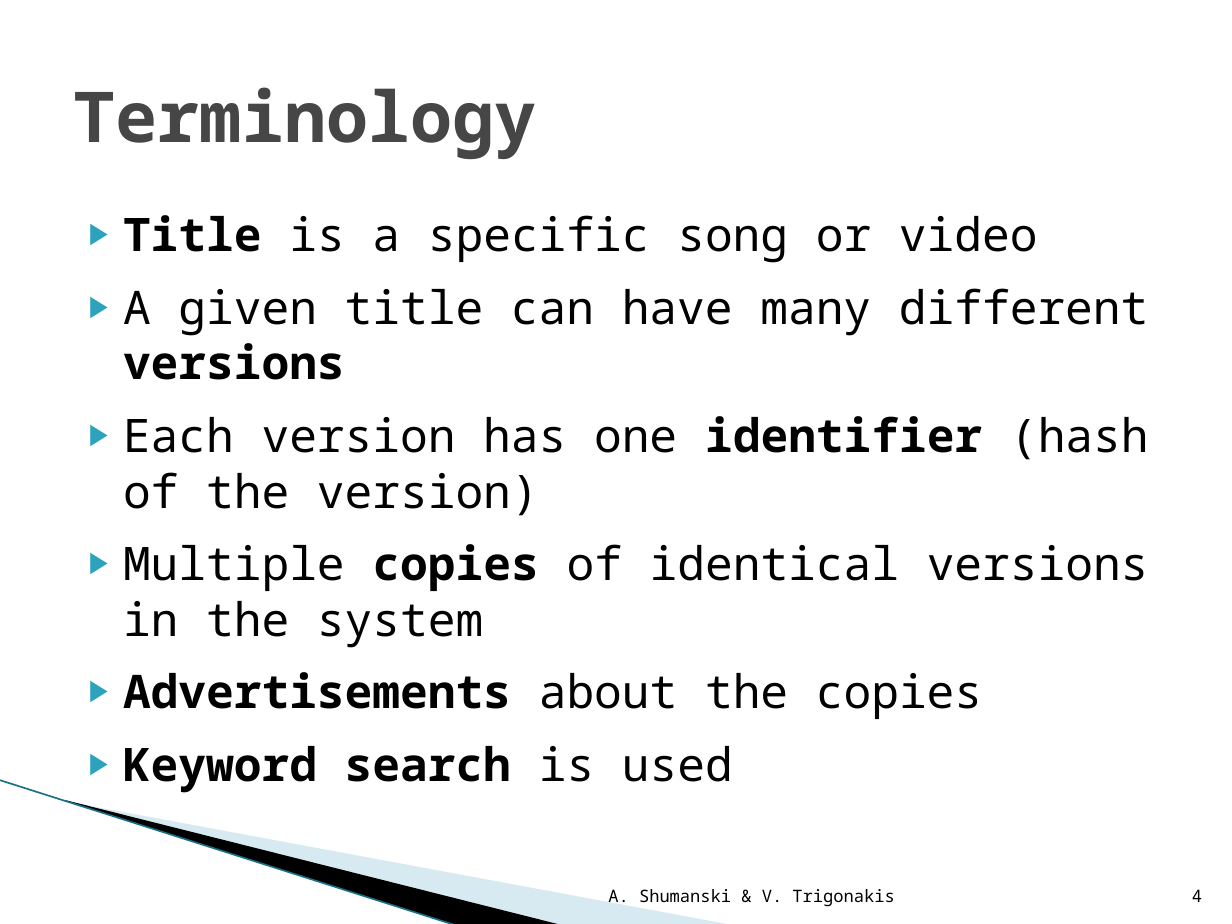
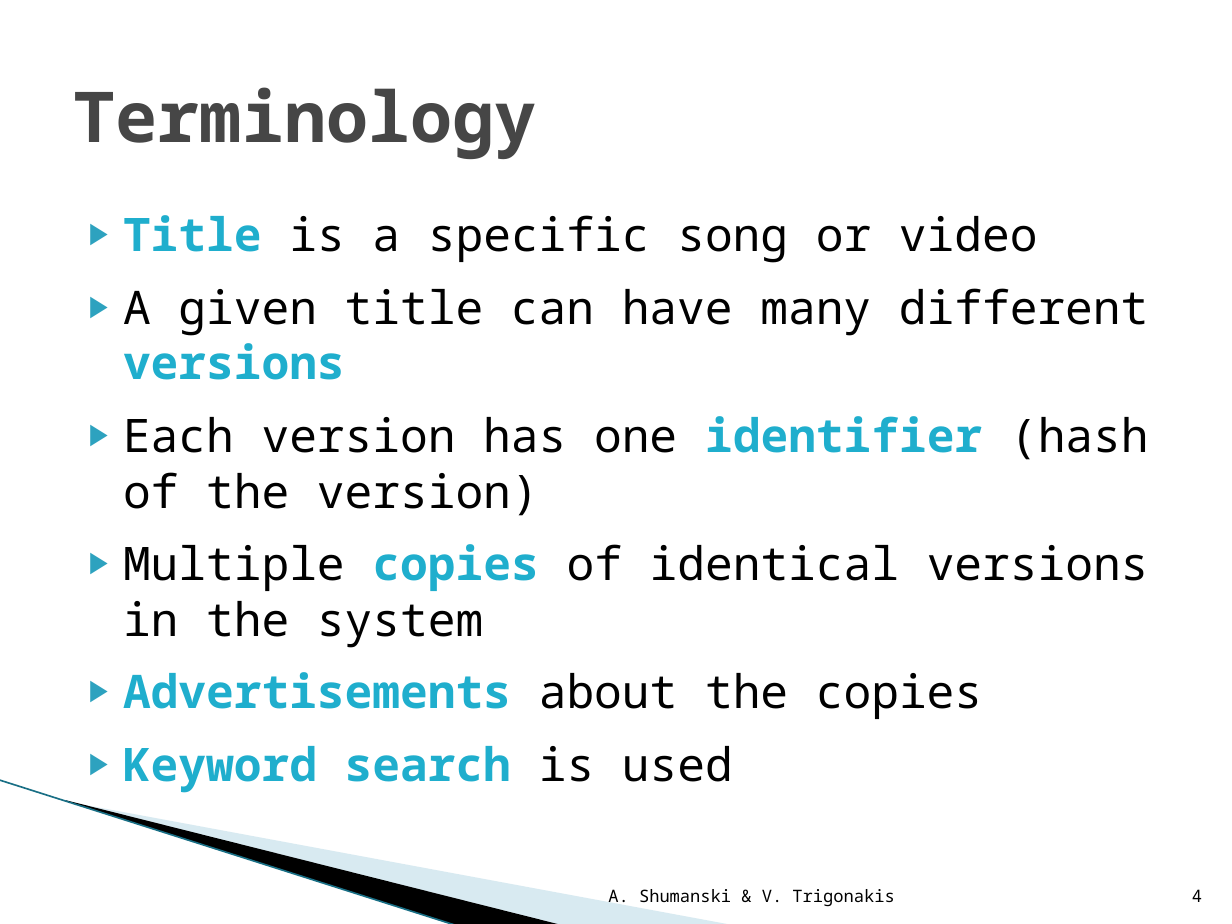
Before and after one commit to WinLAFS/kthsedsav, a slide deck: slide 4 of P2P/labs/documents/presentation/The Index Poisoning Attack in P2P File Sharing.pptx. Drawn at 1232x924 pixels with LibreOffice and Linux fonts; fonts in the diff are those of the drawing; background and template pictures are left out. Boxes give left, top, right and bottom in pixels: in the first picture for what was removed or moved away, otherwise in the second. Text is boxed around its words. In the diff, an @@ line names an element or a change of style, - is before the commit and + after.

```diff
--- a/P2P/labs/documents/presentation/The Index Poisoning Attack in P2P File Sharing.pptx
+++ b/P2P/labs/documents/presentation/The Index Poisoning Attack in P2P File Sharing.pptx
@@ text "Title is a specific song ..." at (x1=123, y1=215, x2=1149, y2=782): text colour #000000 to #1FAECD in "Title", "versions", "identifier", "copies" and 2 more places @@
```
Also in this commit, not shown: 17 other slides changed, 1 slide added, 2 other files.
